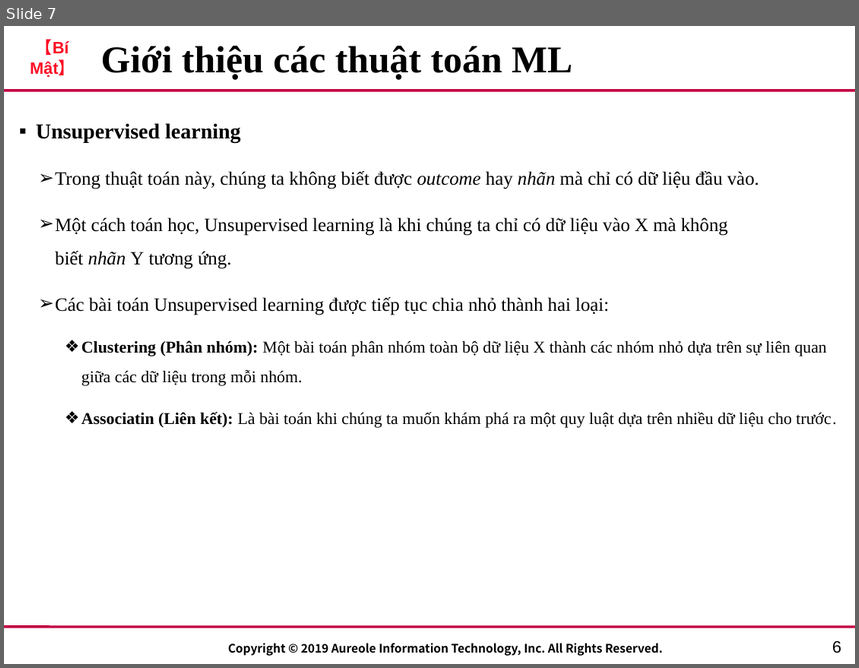
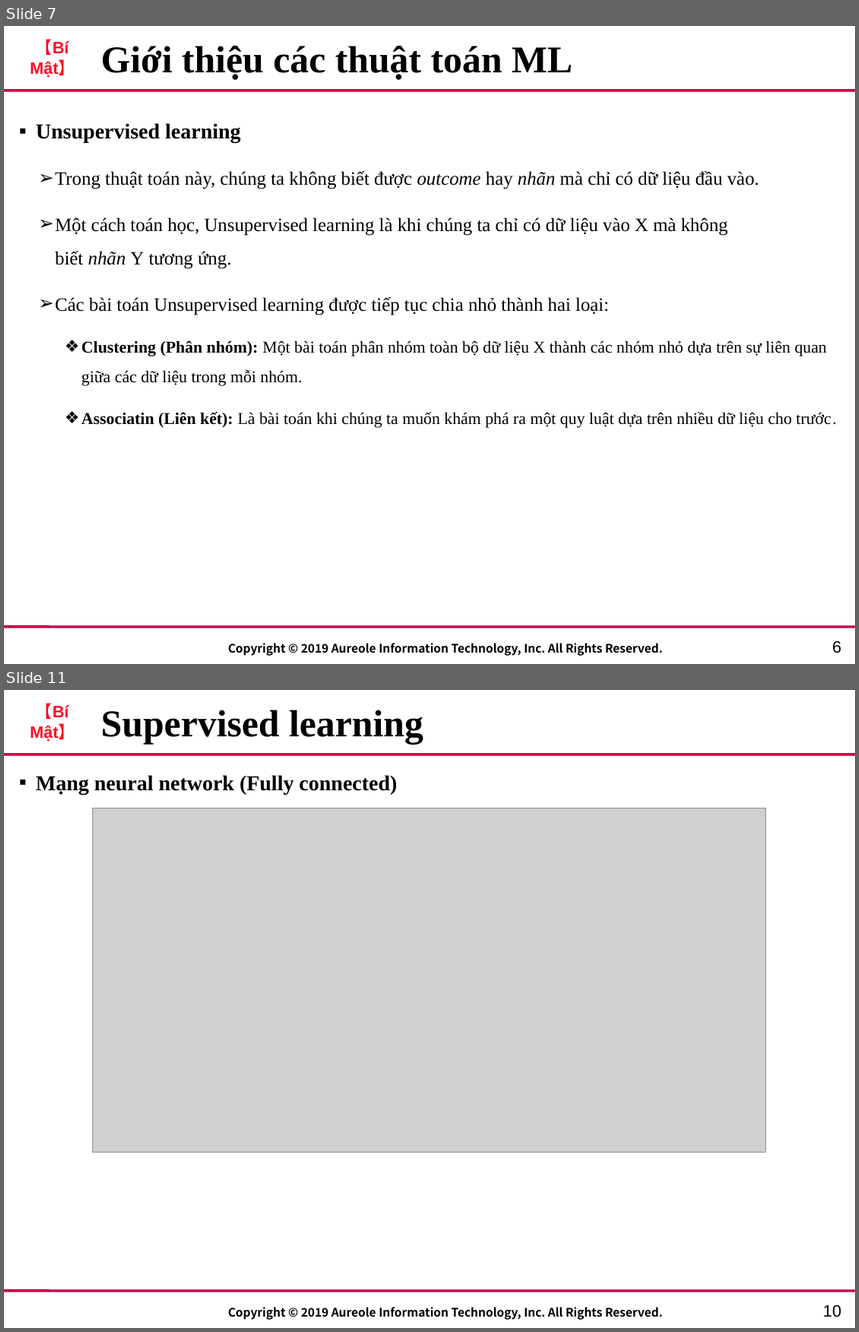
Before and after one commit to lucas2298/chat, a slide deck: AIT_Template.pptx. Shown one above the other, each under a label of ours: slide 7 before the commit, slides 7 and 11 after it; the slides between them are not shown. The pictures are 859x668 and 859x1332 pixels, drawn with LibreOffice and Linux fonts; fonts in the diff are those of the drawing; grey boxes stand for pictures; background and template pictures are left out. Boxes give left, top, right and bottom in pixels: in the first picture for what was removed or moved away, otherwise in the second. Text is boxed around its words. In the diff, an @@ line names an element or a change of style, - is before the commit and + after.

```diff
--- a/AIT_Template.pptx
+++ b/AIT_Template.pptx
@@ slide 11 added at (4, 690, 855, 1328), background #FFFFFF; not listed: 4 template elements that a slide beside it also shows @@
@@ title added at (101, 710, 424, 744), 32 pt, text #000000, bold @@
+Supervised learning
@@ text added at (36, 775, 397, 794), 18 pt, text #000000, bold @@
+▪ Mạng neural network (Fully connected)
@@ picture added at (92, 809, 766, 1153) @@
@@ page number added at (823, 1305, 842, 1318), 14 pt, text #000000 @@
+10
```
Also in this commit, not shown: 3 slides changed, 12 other slides added, 2 slides removed, 6 other files.
